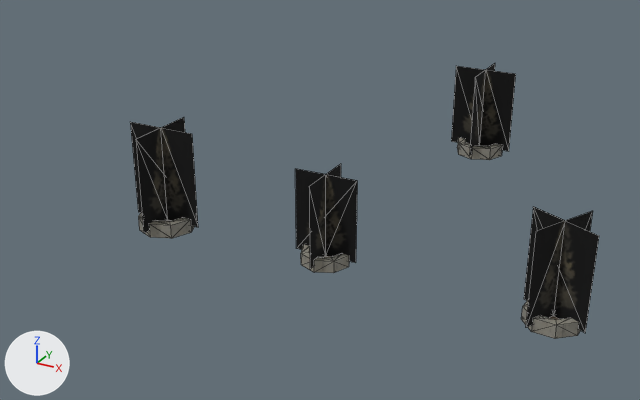
What one commit did to the OBJ model examples/vehicle-playground/res/models/urban/procgen-procpain-tree-park-pine-large-x0z1.obj.
Rendered twice from a 50 mm camera at (39.4, -98.4, 40.4) aimed at (-5.1, -17.6, 0.0). The lights are fixed; the arrows at lower left show +X, +Y and +Z. The first picture is the older version. Mesh edges are drawn as thin lines. Where no turn or scale is listed for an object, it has been applied to the vertices. Vertices at exactly the same position are counted once.

The first picture shows 'procgen-procpain-tree-park-pine-large-x0z1'.
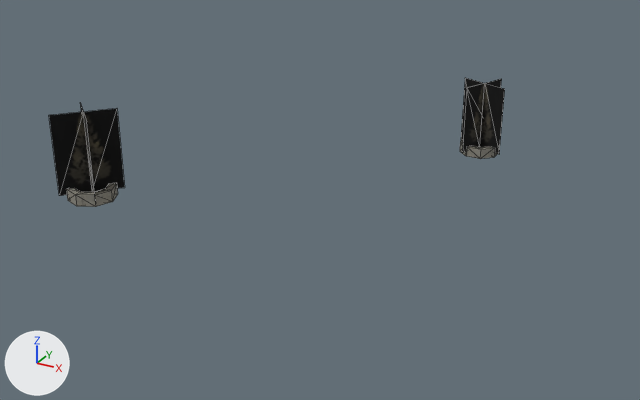
What the commit changed:
me_procgen_procpain_tree_park_pine_large_x0z1 is used by ob_procgen_procpain_tree_park_pine_large_x0z1; location (0.0, 0.0, 0.0).
me_procgen_procpain_tree_park_pine_large_x0z1 had 168 vertices, 272 faces and spanned x -19.8..28.2, y -35.4..9.8, z 0.0..11.0.
me_procgen_procpain_tree_park_pine_large_x0z1 now has 84 vertices, 136 faces and spans x -31.0..8.5, y -32.2..9.0, z 0.0..10.2.
me_procgen_procpain_tree_park_pine_large_x0z1 part 1: the loose piece of 10 vertices spanning x -19.8..-11.9, y -35.4..-27.5, z 0.8..11.0 is turned -132 degrees about the z axis through its middle and scaled by 0.925, then moved by (-12.3, 2.0, -0.4).
me_procgen_procpain_tree_park_pine_large_x0z1 part 2: the loose piece of 10 vertices spanning x -0.7..5.9, y -33.7..-27.2, z 0.6..9.2 is turned -113.3 degrees about the z axis through its middle, then moved by (2.9, 36.4, 0.0).
me_procgen_procpain_tree_park_pine_large_x0z1 part 3: the loose piece of 32 vertices spanning x -18.9..-12.8, y -34.5..-28.4, z 0.0..1.5 is turned -132 degrees about the z axis through its middle and scaled by 0.925, then moved by (-12.3, 2.0, -0.1).
me_procgen_procpain_tree_park_pine_large_x0z1 part 4: the loose piece of 32 vertices spanning x 0.1..5.1, y -32.9..-27.9, z 0.0..1.3 is turned -113.3 degrees about the z axis through its middle, then moved by (2.9, 36.4, 0.0).
me_procgen_procpain_tree_park_pine_large_x0z1 part 5: the loose piece of 32 vertices spanning x 22.6..27.7, y -33.4..-28.4, z 0.0..1.3 is deleted.
me_procgen_procpain_tree_park_pine_large_x0z1 part 6: the loose piece of 32 vertices spanning x 2.5..8.4, y 2.9..8.9, z 0.0..1.5 is deleted.
me_procgen_procpain_tree_park_pine_large_x0z1 part 7: the loose piece of 10 vertices spanning x 22.1..28.2, y -34.0..-27.9, z 0.7..9.7 is deleted.
me_procgen_procpain_tree_park_pine_large_x0z1 part 8: the loose piece of 10 vertices spanning x 1.6..9.3, y 2.1..9.8, z 0.7..10.9 is deleted.

What differs and where, as boxes [x1, y1, x2, y2] in the pictures (640 x 400 px; the box of a moved part takes in the faces that stretch with it):
'procgen-procpain-tree-park-pine-large-x0z1', reshaped (53% shorter): before [130, 63, 599, 339]; after [49, 78, 505, 207]
part 1 of me_procgen_procpain_tree_park_pine_large_x0z1, moved or reshaped: before [130, 117, 198, 234]; after [49, 103, 125, 203]
part 2 of me_procgen_procpain_tree_park_pine_large_x0z1, moved or reshaped: before [295, 164, 357, 269]; after [461, 78, 505, 154]
part 3 of me_procgen_procpain_tree_park_pine_large_x0z1, moved or reshaped: before [138, 212, 194, 238]; after [66, 183, 118, 207]
part 4 of me_procgen_procpain_tree_park_pine_large_x0z1, moved or reshaped: before [301, 245, 349, 273]; after [460, 140, 497, 159]
part 5 of me_procgen_procpain_tree_park_pine_large_x0z1, deleted: before [521, 299, 581, 339]
part 6 of me_procgen_procpain_tree_park_pine_large_x0z1, deleted: before [457, 137, 502, 160]
part 7 of me_procgen_procpain_tree_park_pine_large_x0z1, deleted: before [524, 207, 599, 333]
part 8 of me_procgen_procpain_tree_park_pine_large_x0z1, deleted: before [451, 63, 516, 156]
